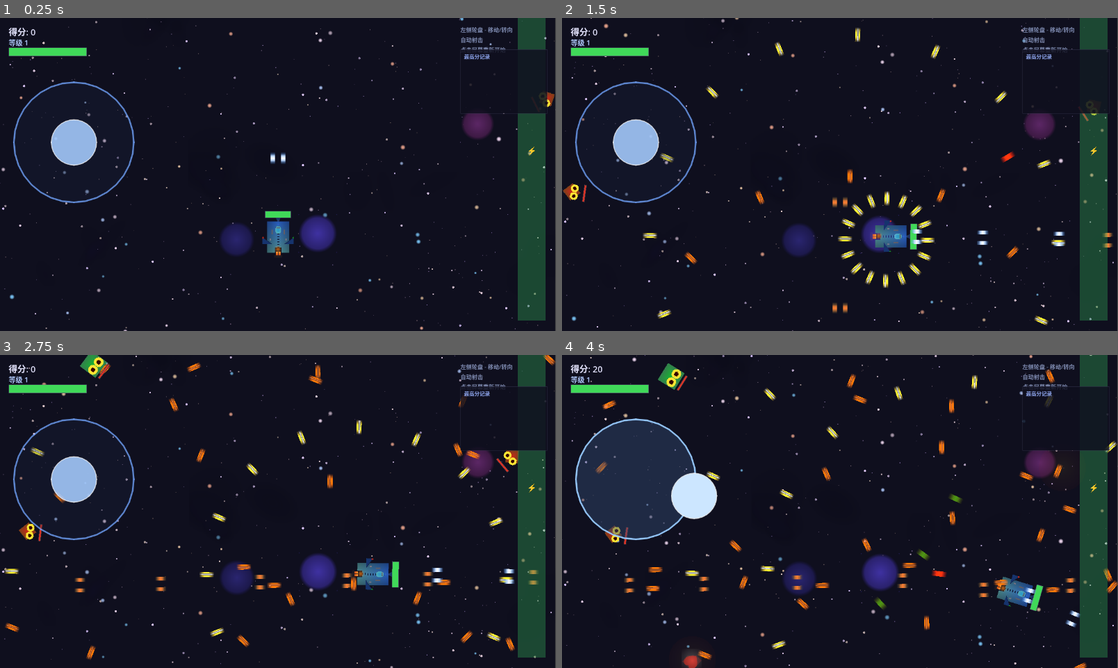
Above: before the commit, frames 1-4 (two rows, left to right).
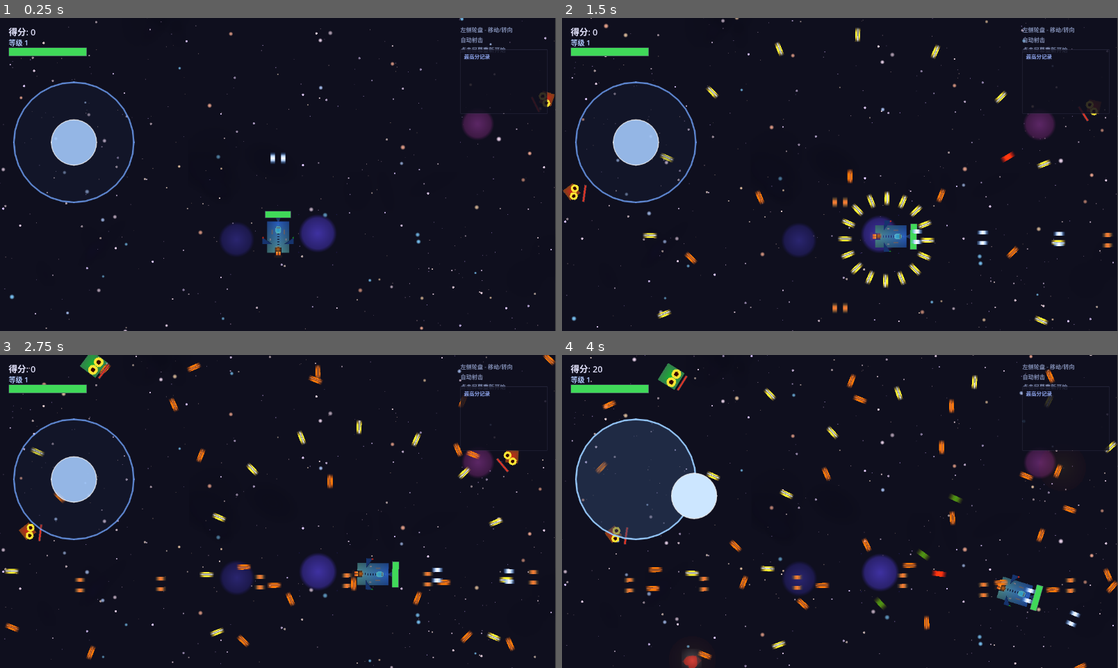
Above: after the commit, the same moments.

Repository: July-X/godot-game-one
Game: Godot game, scene res://scenes/main.tscn
Same seed, same stepped clock (60 frames per second), same inputs: the game is played once before the commit and once after it.
Inputs (mouse positions are in pixels of both pictures, inside the frame that each line leads up to):
- Up to frame 1 (0.25 s): no input
- Up to frame 2 (1.5 s): click "⚡" at 0.5 s; click "⚡" at 1.25 s
- Up to frame 3 (2.75 s): click "⚡" at 2 s
- Up to frame 4 (4 s): tap Enter at 2.75 s; move the mouse to (962, 495) at 2.77 s; tap R at 2.85 s; click (962, 495) at 2.92 s; tap Space at 3.02 s; drag from (728, 527) to (973, 577) at 3.52 s

The runs differ from the first frame. In frame 1, 3.8% of the frame differs, in the area x 93-99%, y 0-97%; in frame 2, 3.8%; in frame 3, 3.8%; in frame 4, 3.8%.

Commit message:
fix: 技能按钮子节点改为layout_mode=0定位模式
- hud.tscn: SkillBg/SkillCooldown/SkillLabel的layout_mode从1改为0
  移除anchors_preset=15(PRESET_FULL_RECT),改用固定offset=64x64
  修复ColorRect锚定到CanvasLayer而非Button导致拉通全屏的bug
- hud.gd: _update_skill_cooldown设置position.y=0保证覆盖层从顶部开始

Diff:
--- a/scenes/ui/hud.tscn
+++ b/scenes/ui/hud.tscn
@@ -93,28 +93,23 @@
 theme_override_styles/disabled = SubResource("4")
 
 [node name="SkillBg" type="ColorRect" parent="SkillButton"]
-layout_mode = 1
-anchors_preset = 15
-anchor_right = 1.0
-anchor_bottom = 1.0
+layout_mode = 0
+offset_right = 64.0
+offset_bottom = 64.0
 color = Color(0.12, 0.15, 0.25, 0.45)
 mouse_filter = 2
 
 [node name="SkillCooldown" type="ColorRect" parent="SkillButton"]
-layout_mode = 1
-anchors_preset = 15
-anchor_right = 1.0
-anchor_bottom = 1.0
+layout_mode = 0
+offset_right = 64.0
+offset_bottom = 64.0
 color = Color(0.0, 0.0, 0.0, 0.55)
 mouse_filter = 2
 
 [node name="SkillLabel" type="Label" parent="SkillButton"]
-layout_mode = 1
-anchors_preset = 15
-anchor_right = 1.0
-anchor_bottom = 1.0
-offset_top = 2.0
-offset_bottom = -2.0
+layout_mode = 0
+offset_right = 64.0
+offset_bottom = 64.0
 theme_override_font_sizes/font_size = 22
 theme_override_colors/font_color = Color(0.9, 0.95, 1.0, 1.0)
 horizontal_alignment = 1
--- a/scripts/hud.gd
+++ b/scripts/hud.gd
@@ -49,8 +49,9 @@
 	if cd > 0:
 		_skill_cooldown_rect.visible = true
 		var ratio: float = cd / GameState.SKILL_COOLDOWN_MAX
-		_skill_cooldown_rect.custom_minimum_size.y = _skill_button.size.y * ratio
-		_skill_cooldown_rect.size.y = _skill_button.size.y * ratio
+		var bh: float = _skill_button.size.y
+		_skill_cooldown_rect.size.y = bh * ratio
+		_skill_cooldown_rect.position.y = 0.0
 		var seconds: int = int(ceil(cd))
 		_skill_label.text = str(seconds)
 		_skill_label.add_theme_font_size_override("font_size", 20)
